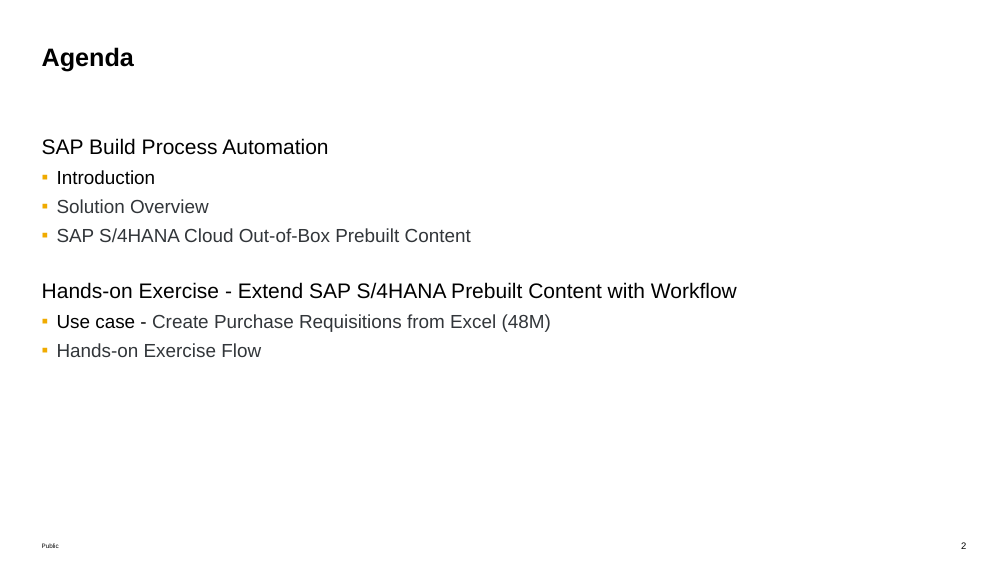
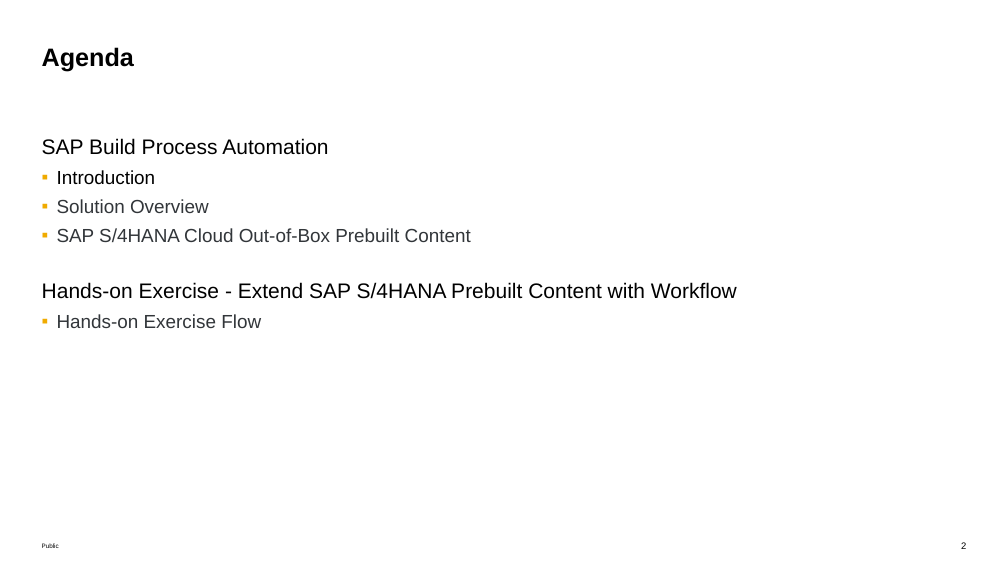
Before and after one commit to SAP-samples/teched2022-DT262, a slide deck: slide 2 of exercises/DT262-Execute Bots Rapidly in SAP S4HANA Cloud with SAP Build Process Automation.pptx. Drawn at 1008x567 pixels with LibreOffice and Linux fonts; fonts in the diff are those of the drawing. Boxes give left, top, right and bottom in pixels: in the first picture for what was removed or moved away, otherwise in the second. Text is boxed around its words. In the diff, an @@ line names an element or a change of style, - is before the commit and + after.

```diff
--- a/exercises/DT262-Execute Bots Rapidly in SAP S4HANA Cloud with SAP Build Process Automation.pptx
+++ b/exercises/DT262-Execute Bots Rapidly in SAP S4HANA Cloud with SAP Build Process Automation.pptx
@@ text at [57,314,551,332]: paragraph removed @@
-  ▪ Use case - Create Purchase Requisitions from Excel (48M)
```
Also in this commit, not shown: 2 other slides changed, 5 slides added, 4 slides removed.
